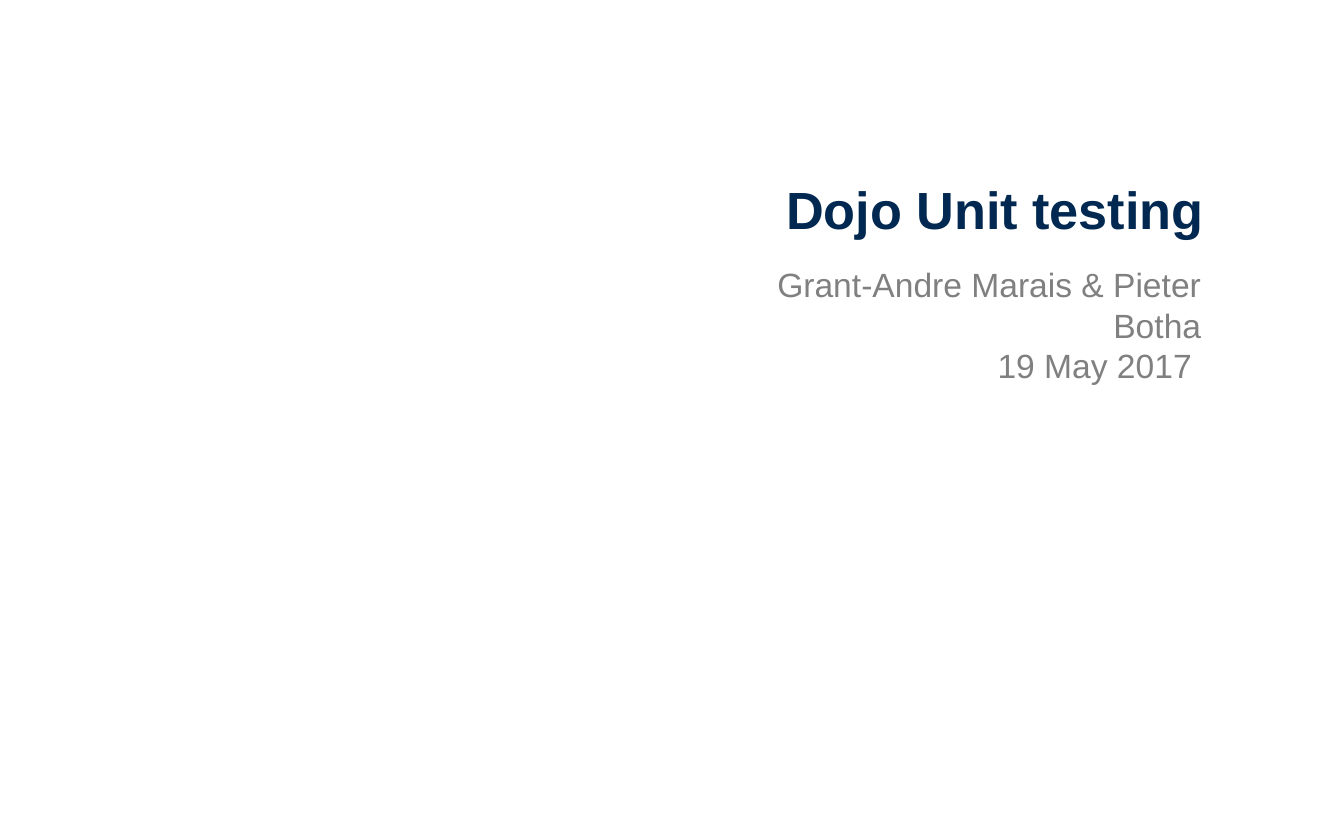
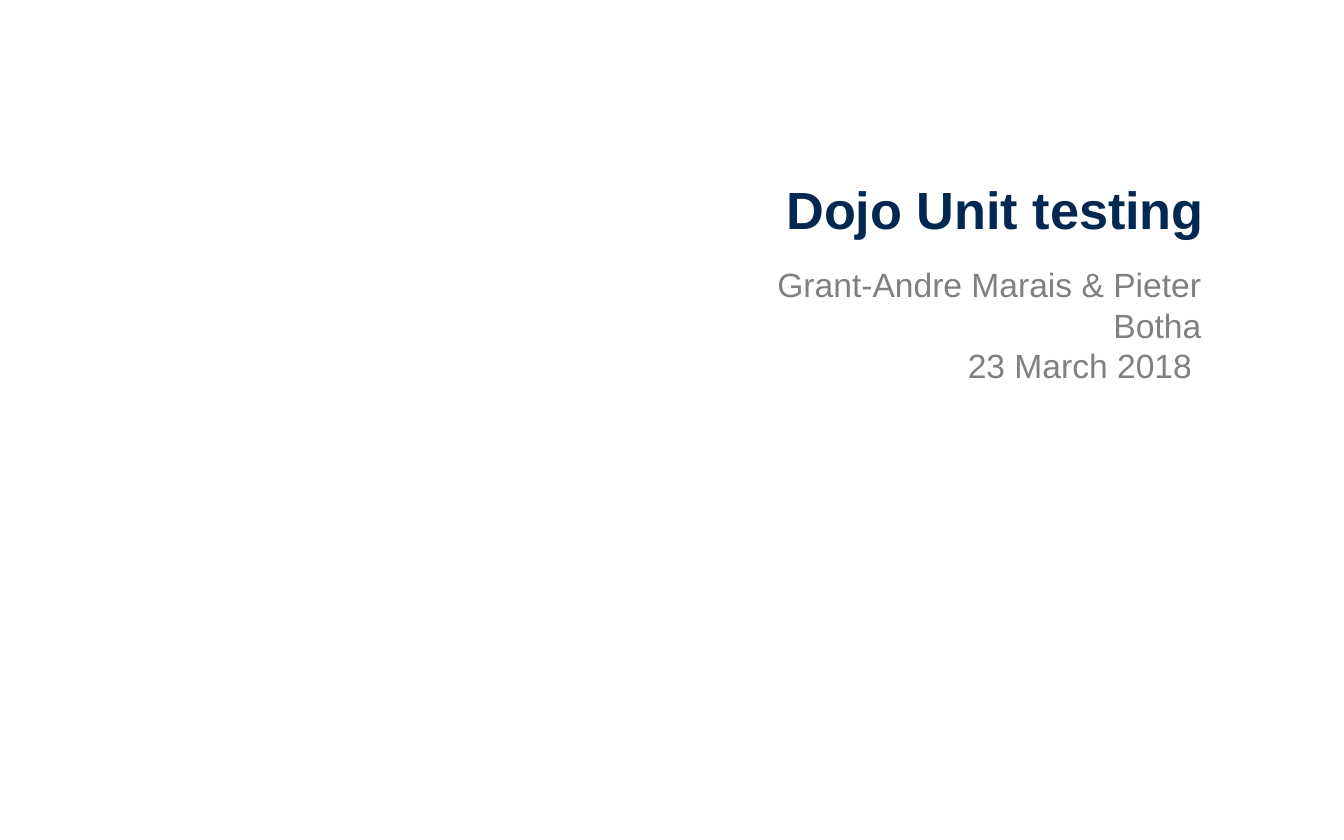
Before and after one commit to entelect/Dojo_UnitTesting_Java, a slide deck: slide 1 of Entelect Dojo Unit Testing.pptx. Drawn at 1344x840 pixels with LibreOffice and Linux fonts; fonts in the diff are those of the drawing; background and template pictures are left out. Boxes give left, top, right and bottom in pixels: in the first picture for what was removed or moved away, otherwise in the second. Text is boxed around its words. In the diff, an @@ line names an element or a change of style, - is before the commit and + after.

```diff
--- a/Entelect Dojo Unit Testing.pptx
+++ b/Entelect Dojo Unit Testing.pptx
@@ text at (x1=968, y1=353, x2=1192, y2=378): text changed @@
-19 May 2017
+23 March 2018
```
Also in this commit, not shown: 8 other slides changed, 29 other files.
